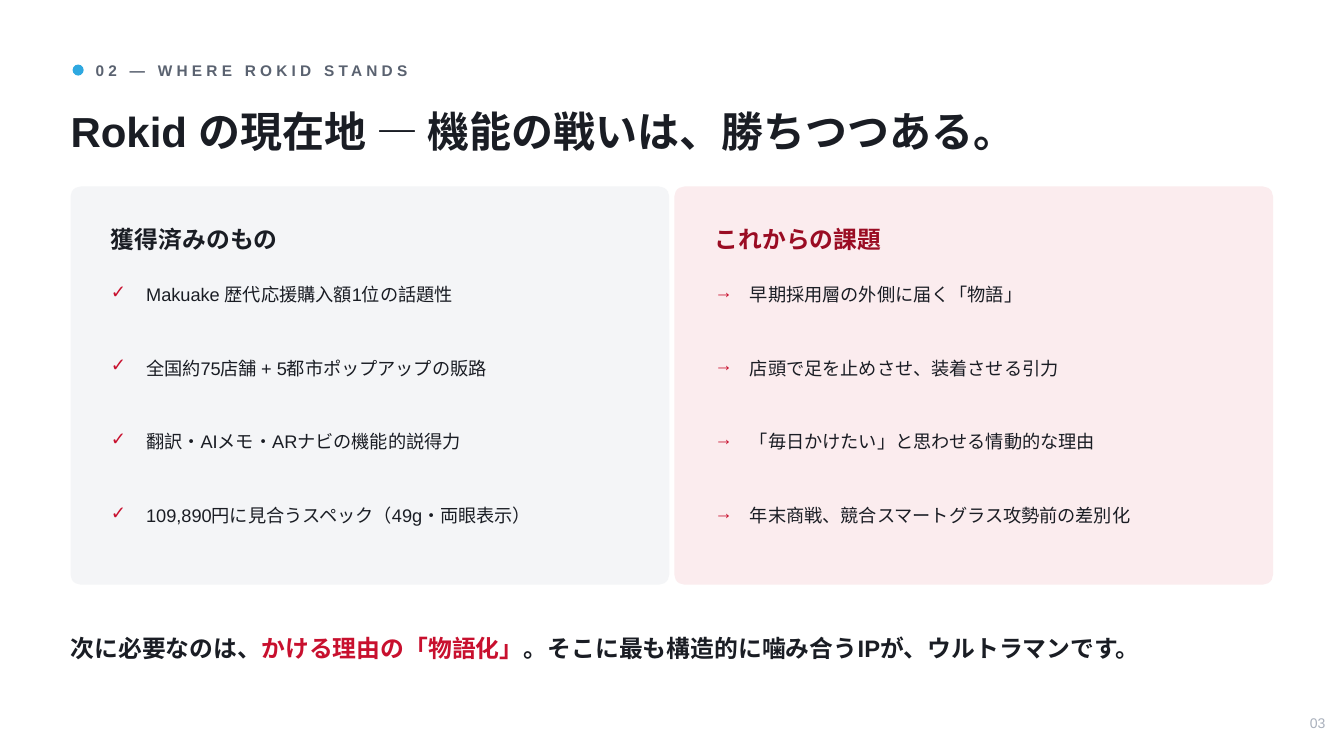
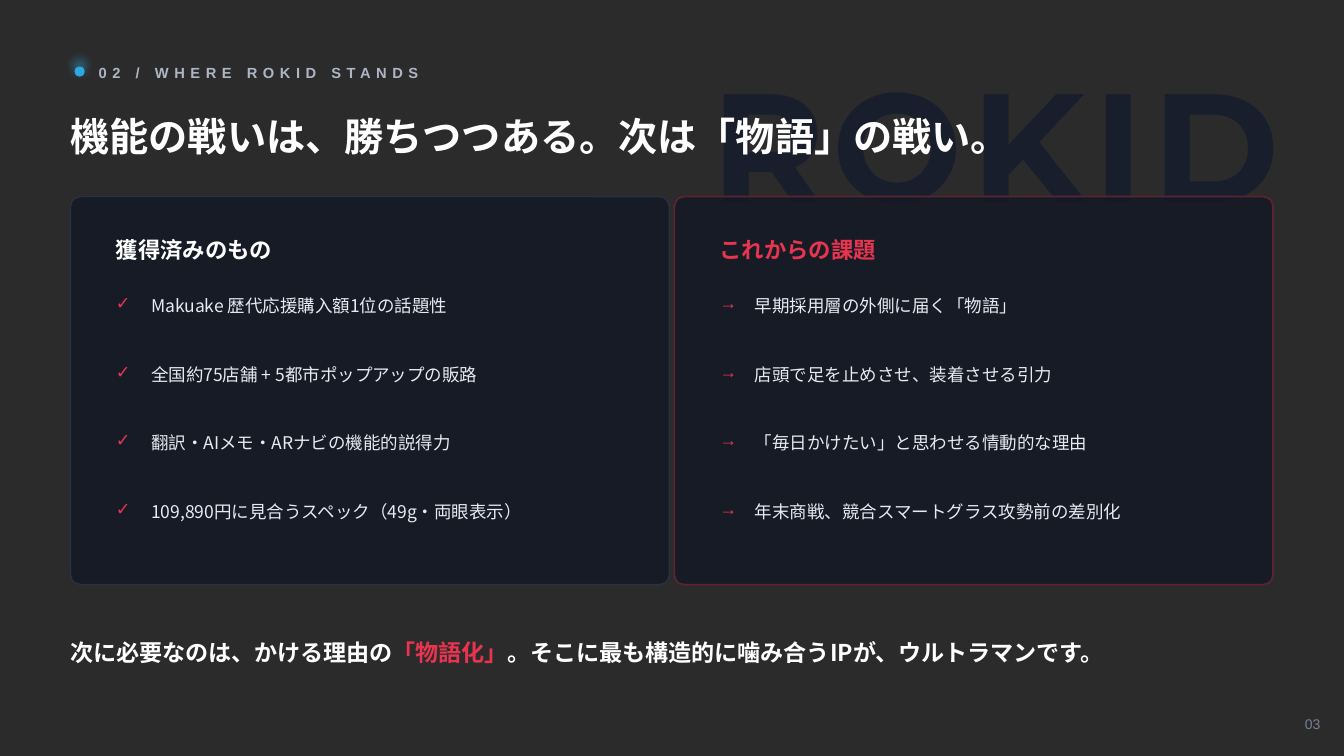
Before and after one commit to hayatoshintani-spe/kessho-lens, a slide deck: slide 3 of docs/proposals/rokid-ultraman-pitch.pptx. Drawn at 1344x756 pixels with LibreOffice and Linux fonts; fonts in the diff are those of the drawing; background and template pictures are left out; a plain dark background stands for a picture behind light text. Boxes give left, top, right and bottom in pixels: in the first picture for what was removed or moved away, otherwise in the second. Text is boxed around its words. In the diff, an @@ line names an element or a change of style, - is before the commit and + after.

```diff
--- a/docs/proposals/rokid-ultraman-pitch.pptx
+++ b/docs/proposals/rokid-ultraman-pitch.pptx
@@ background #FFFFFF to picture (left out) @@
@@ ellipse at [75, 67, 85, 77]: shadow on @@
@@ text at [99, 68, 418, 78]: text changed; size 11 to 10.5 pt; text colour #5A6270 to #AEB6C4 @@
-02 — WHERE ROKID STANDS
+02 / WHERE ROKID STANDS
@@ text at [71, 117, 1011, 155]: text changed; size 30 to 28 pt; font Arial to Noto Sans CJK JP; text colour #1A1D24 to #FFFFFF @@
-Rokid の現在地 — 機能の戦いは、勝ちつつある。
+機能の戦いは、勝ちつつある。次は「物語」の戦い。
@@ text added at [711, 117, 1279, 237], 110 pt, text #181E2B, bold @@
+ROKID
@@ rounded rectangle: place and size @@
-rounded rectangle at [71, 187, 669, 585]
+rounded rectangle at [71, 197, 669, 585]
@@ rounded rectangle at [71, 197, 669, 585]: fill #F4F5F7 to #141926 at 86% opacity; outline none to #2A3140 1 pt; proportions changed @@
@@ rounded rectangle: place and size @@
-rounded rectangle at [675, 187, 1273, 585]
+rounded rectangle at [675, 197, 1273, 585]
@@ rounded rectangle at [675, 197, 1273, 585]: fill #FBECEE to #141926 at 86% opacity; outline none to #5A2430 1.25 pt; proportions changed @@
@@ text "獲得済みのもの": place and size @@
-text "獲得済みのもの" at [111, 227, 278, 250]
+text "獲得済みのもの" at [116, 239, 272, 260]
@@ text "獲得済みのもの" at [116, 239, 272, 260]: size 17 to 16 pt, font Arial to Noto Sans CJK JP, text colour #1A1D24 to #FFFFFF @@
@@ text "これからの課題": place and size @@
-text "これからの課題" at [715, 228, 882, 250]
+text "これからの課題" at [720, 239, 876, 260]
@@ text "これからの課題" at [720, 239, 876, 260]: size 17 to 16 pt, font Arial to Noto Sans CJK JP, text colour #9A0C23 to #E8354F @@
@@ text "✓": place and size @@
-text "✓" at [111, 280, 143, 321]
+text "✓" at [116, 292, 148, 333]
@@ text "Makuake 歴代応援購入額1位の話題性": place and size @@
-text "Makuake 歴代応援購入額1位の話題性" at [146, 285, 453, 303]
+text "Makuake 歴代応援購入額1位の話題性" at [151, 297, 447, 314]
@@ size 13 to 12.5 pt, text colour #C8102E to #E8354F in 8 elements at [116, 430, 148, 470], [720, 430, 752, 470], [116, 498, 148, 538], [720, 498, 752, 538], [116, 361, 148, 401], [720, 361, 752, 401], [116, 292, 148, 333], [720, 292, 752, 333] @@
@@ text "→": place and size @@
-text "→" at [715, 280, 747, 321]
+text "→" at [720, 292, 752, 333]
@@ text "早期採用層の外側に届く「物語」": place and size @@
-text "早期採用層の外側に届く「物語」" at [750, 285, 1022, 303]
+text "早期採用層の外側に届く「物語」" at [755, 297, 1017, 314]
@@ text "✓": place and size @@
-text "✓" at [111, 354, 143, 394]
+text "✓" at [116, 361, 148, 401]
@@ text "全国約75店舗 + 5都市ポップアップの販路": place and size @@
-text "全国約75店舗 + 5都市ポップアップの販路" at [146, 359, 487, 377]
+text "全国約75店舗 + 5都市ポップアップの販路" at [151, 366, 477, 383]
@@ text "→": place and size @@
-text "→" at [715, 354, 747, 394]
+text "→" at [720, 361, 752, 401]
@@ text "店頭で足を止めさせ、装着させる引力": place and size @@
-text "店頭で足を止めさせ、装着させる引力" at [750, 359, 1059, 377]
+text "店頭で足を止めさせ、装着させる引力" at [755, 366, 1052, 383]
@@ size 13 to 12.5 pt, font Arial to Noto Sans CJK JP, text colour #1A1D24 to #E7EAF0; line spacing 18pt to 17pt in 8 elements at [755, 366, 1052, 383], [151, 366, 477, 383], [755, 297, 1017, 314], [151, 297, 447, 314], [755, 434, 1087, 451], [151, 434, 451, 451], [151, 503, 522, 523], [755, 503, 1121, 520] @@
@@ text "次に必要なのは、かける理由の「物語化」。そこに最も構造的に噛み合うIPが、ウルトラマンです。" at [71, 641, 1104, 663]: size 17 to 16.5 pt, font Arial to Noto Sans CJK JP; text colour #1A1D24 to #FFFFFF, text colour #C8102E to #FFFFFF, text colour #C8102E to #E8354F in "次に必要なのは、かける理由の「物語化」。そこに最も構造的に噛み合うIPが、ウルトラマンです。" @@
@@ text "03" at [1305, 719, 1321, 729]: text colour #A9B0BC to #78808F @@
```
Also in this commit, not shown: 9 other slides changed.
